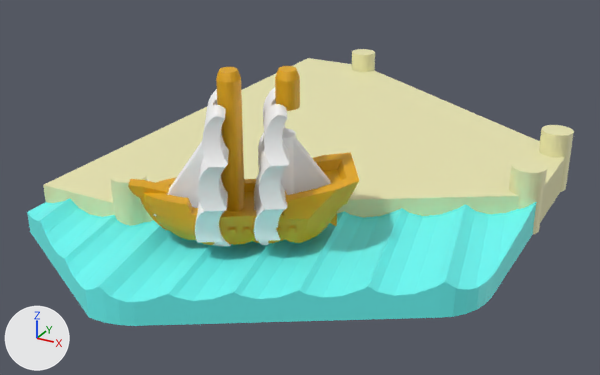
A saved change to the glTF model public/assets/harbor_base.glb.
The view is the same before and after, from a 50 mm lens placed at (27.7, -88.4, 22.1), pointed at (4.4, -46.0, 0.9). The axes (+X, +Y, +Z) are drawn at lower left. The lights are the same throughout. The picture after the commit comes second. Vertices at exactly the same position are counted once.

In view in the first picture: 'part_1'.
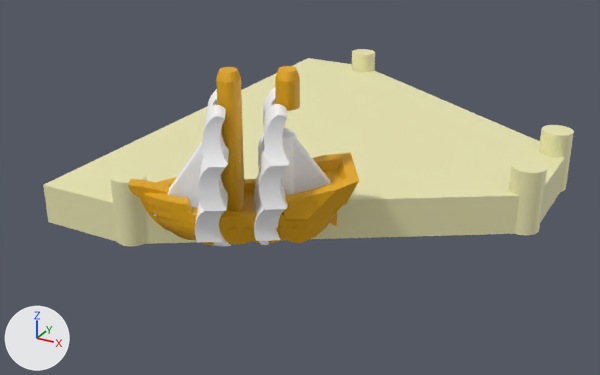
Commit message: fix: remove teal water mesh from harbor_base; add dark DynamicTexture number label on harbor tops

The edits, one by one:
me_harbor_base___1 is used by ob_part_1; location (0.0, 0.0, 0.0).
me_harbor_base___1 had 7269 vertices, 14560 faces and spanned x -7.3..18.9, y -63.0..-23.0, z 0.0..10.8.
me_harbor_base___1 now has 7077 vertices, 14180 faces and spans x -7.3..18.9, y -58.1..-23.0, z 0.0..10.8.
me_harbor_base___1 part 1: the loose piece of 192 vertices spanning x -7.3..18.7, y -63.0..-43.7, z 0.0..2.1 is deleted.

What differs and where, as boxes (x1, y1, x2, y2) in the pictures (600 x 375 px):
'part_1', reshaped (29% shorter): before (27, 49, 574, 326); after (43, 49, 574, 246)
part 1 of me_harbor_base___1, deleted (cyan): before (27, 198, 537, 326)
